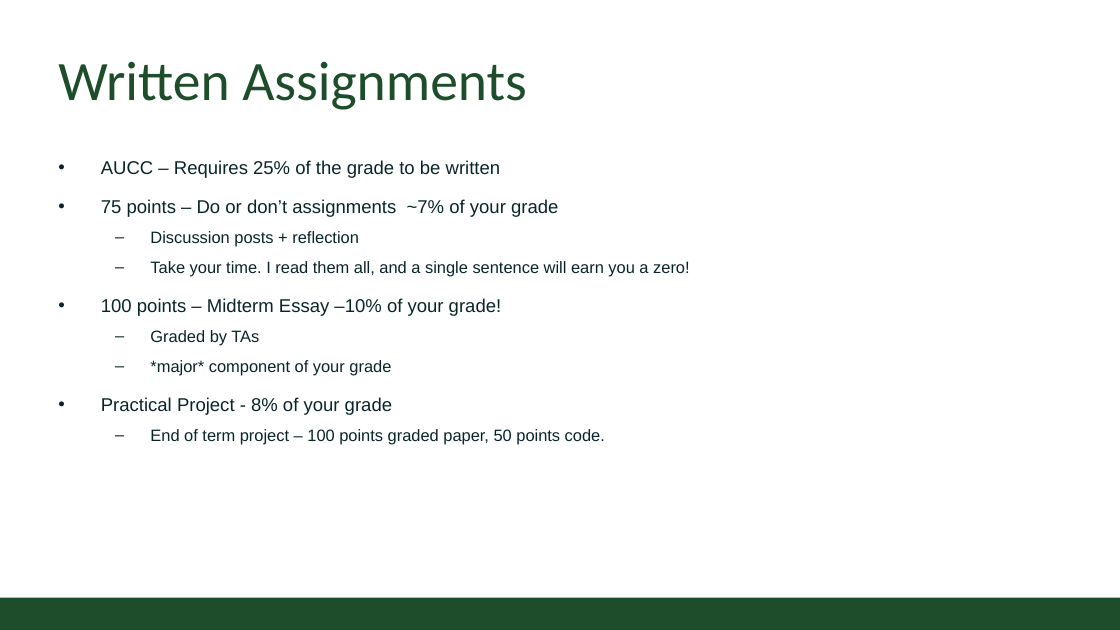
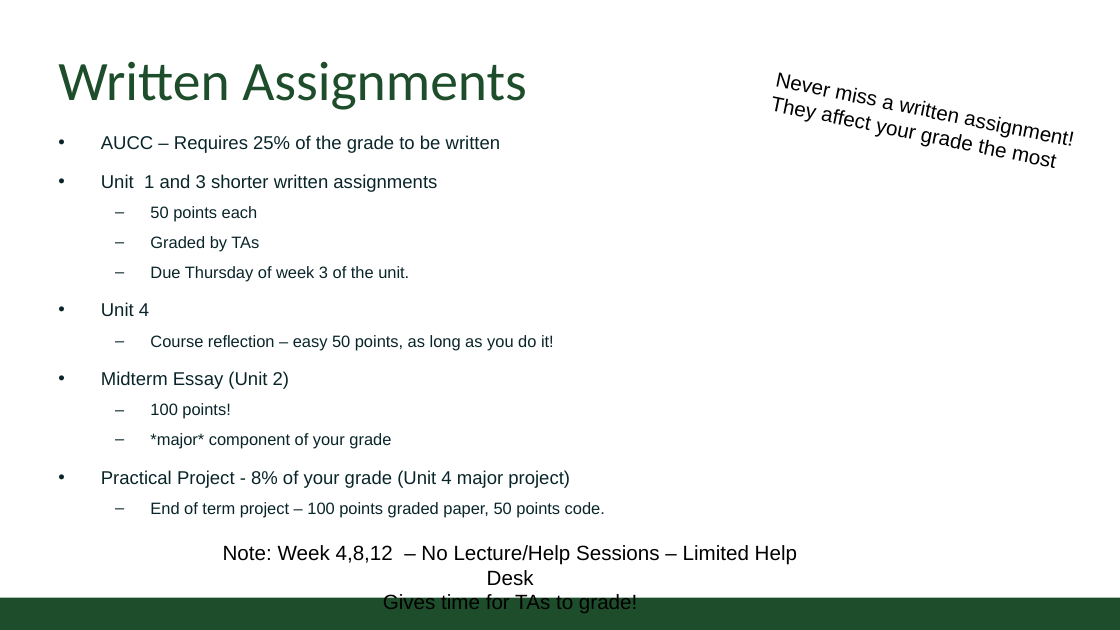
Before and after one commit to CSU-CS150/handouts, a slide deck: slide 7 of helpsessions/week1/format.pptx. Drawn at 1120x630 pixels with LibreOffice and Linux fonts; fonts in the diff are those of the drawing; background and template pictures are left out. Boxes give left, top, right and bottom in pixels: in the first picture for what was removed or moved away, otherwise in the second. Text is boxed around its words. In the diff, an @@ line names an element or a change of style, - is before the commit and + after.

```diff
--- a/helpsessions/week1/format.pptx
+++ b/helpsessions/week1/format.pptx
@@ text "AUCC – Requires 25% of ...": place and size @@
-text "AUCC – Requires 25% of ..." at [101,160,690,444]
+text "AUCC – Requires 25% of ..." at [101,135,605,518]
@@ text added at [820,110,831,122], 20 pt, text #000000 @@
+Never miss a written assignment!
+They affect your grade the most
@@ text at [101,174,437,221]: text changed; size 16 to 18 pt @@
-• 75 points – Do or don’t assignments ~7% of your grade
-  – Discussion posts + reflection
-  – Take your time. I read them all, and a single sentence will earn you a zero!
-• 100 points – Midterm Essay –10% of your grade!
+• Unit 1 and 3 shorter written assignments
+  – 50 points each
@@ text at [101,266,554,419]: paragraphs added @@
+  – Due Thursday of week 3 of the unit.
+• Unit 4
+  – Course reflection – easy 50 points, as long as you do it!
+• Midterm Essay (Unit 2)
+  – 100 points!
@@ text at [101,470,570,488]: text changed @@
-• Practical Project - 8% of your grade
+• Practical Project - 8% of your grade (Unit 4 major project)
@@ text added at [223,545,797,613], 20 pt, text #000000 @@
+Note: Week 4,8,12 – No Lecture/Help Sessions – Limited Help Desk
+Gives time for TAs to grade!
```
Also in this commit, not shown: 6 other slides changed, 2 slides removed.
